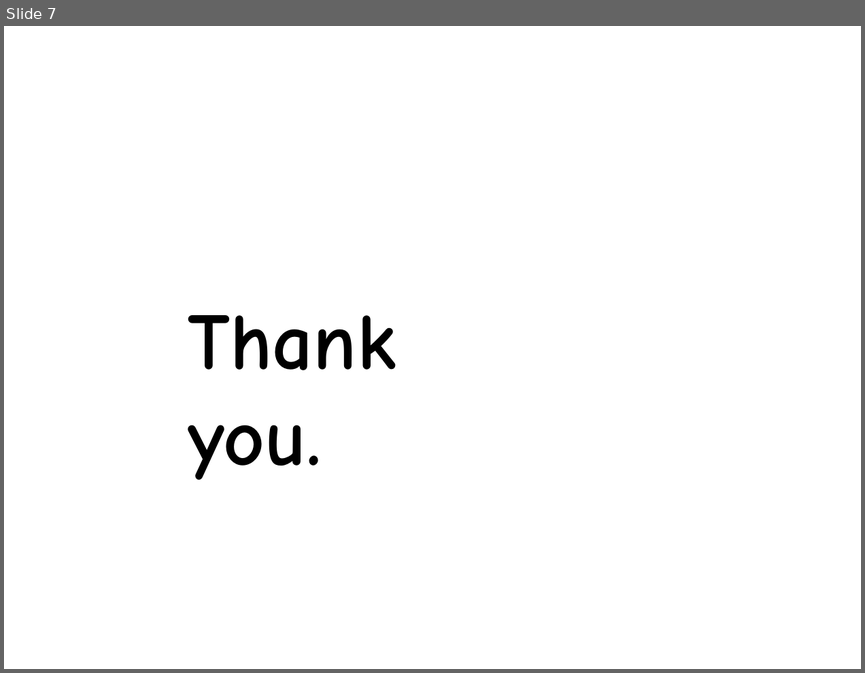
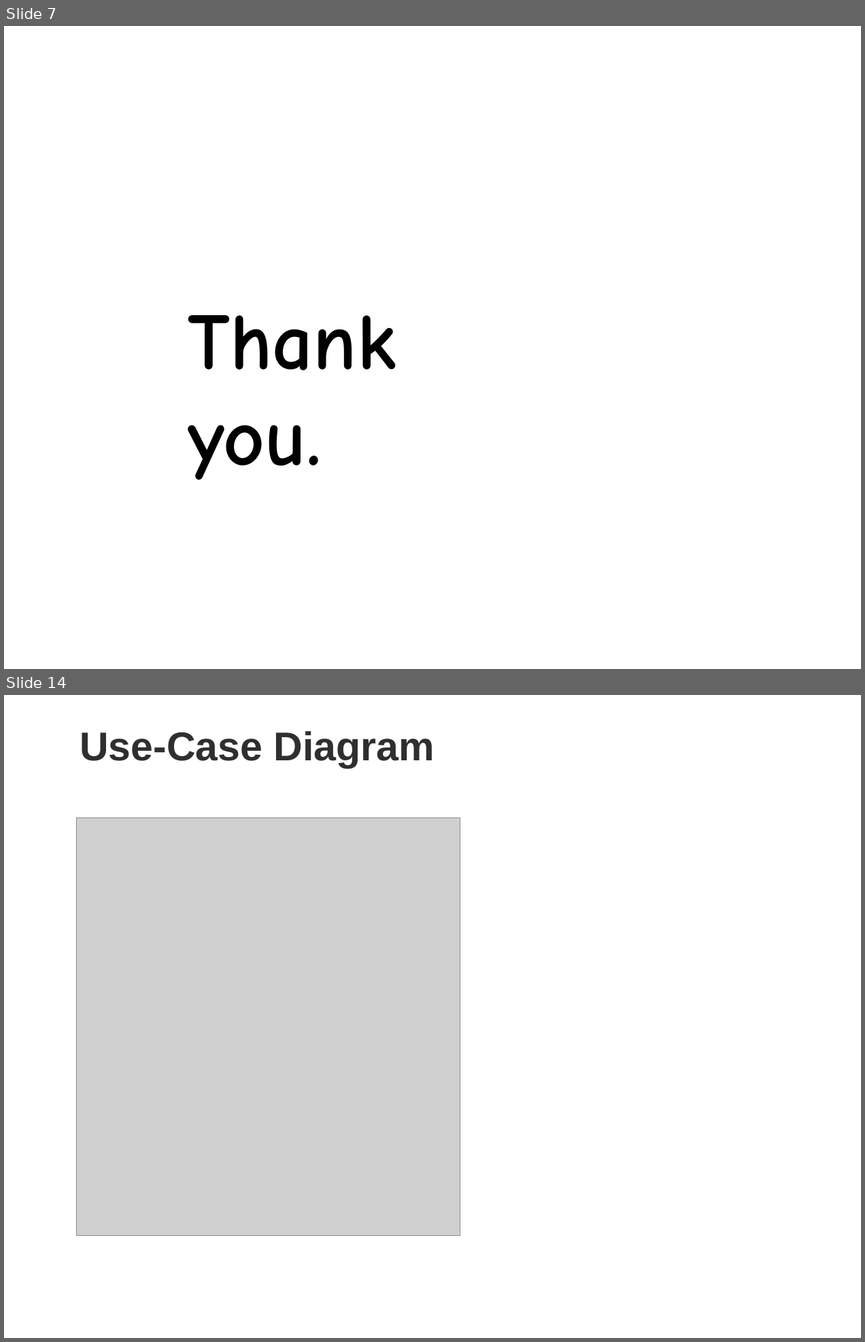
Before and after one commit to awtsmahalko/atjmai, a slide deck: documents/Template-for-Final-Oral.pptx. Shown one above the other, each under a label of ours: slide 7 before the commit, slides 7 and 14 after it; the slides between them are not shown. The pictures are 865x673 and 865x1342 pixels, drawn with LibreOffice and Linux fonts; fonts in the diff are those of the drawing; grey boxes stand for pictures; background and template pictures are left out. Boxes give left, top, right and bottom in pixels: in the first picture for what was removed or moved away, otherwise in the second. Text is boxed around its words. In the diff, an @@ line names an element or a change of style, - is before the commit and + after.

```diff
--- a/documents/Template-for-Final-Oral.pptx
+++ b/documents/Template-for-Final-Oral.pptx
@@ slide 14 added at bbox=[4, 695, 861, 1338], background picture (left out) @@
@@ text added at bbox=[79, 731, 434, 768], 48 pt, text #2F2F2F, bold @@
+Use-Case Diagram
@@ picture added at bbox=[76, 818, 460, 1236] @@
```
Also in this commit, not shown: 2 slides changed, 7 other slides added, 1 slide removed, 16 other files.
